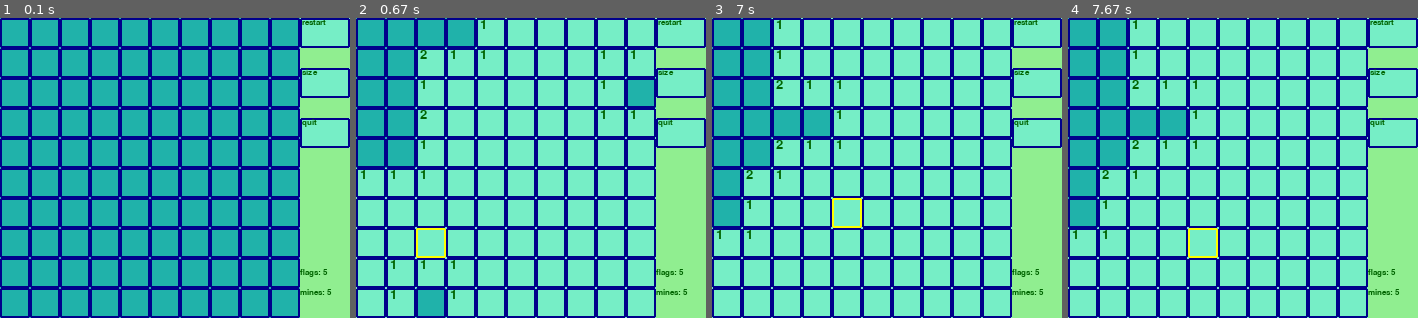
Above: before the commit, frames 1-4 (left to right).
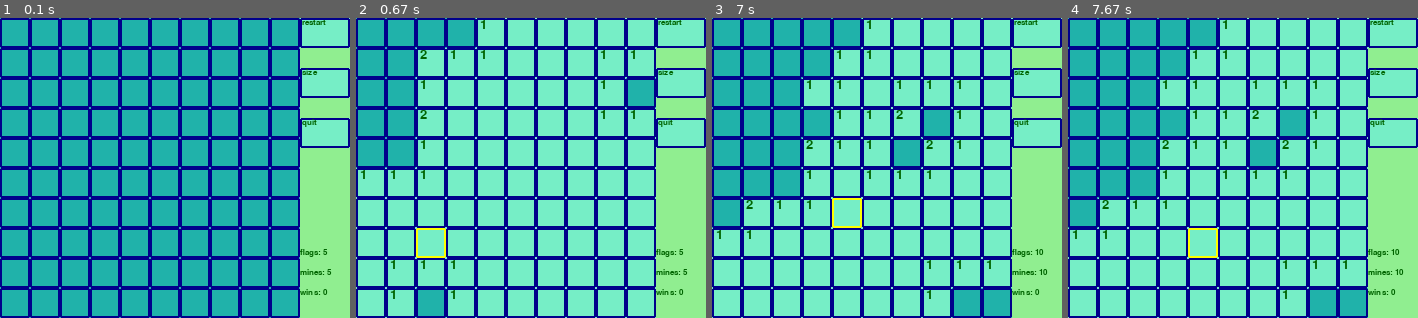
Above: after the commit, the same moments.

Repository: Deeroil/ot-harjoitustyo
Game: pygame game, started from src/index.py
The game is run twice, just before and just after one commit, with the same random seed, the same clock (stepped at 60 frames per second) and the same inputs.
Inputs (mouse positions are in pixels of both pictures, inside the frame that each line leads up to):
- Up to frame 1 (0.1 s): no input
- Up to frame 2 (0.67 s): press the mouse at (401, 63) at 0.37 s; move the mouse to (412, 150) at 0.47 s; release the mouse at (422, 237) at 0.6 s
- Up to frame 3 (7 s): press the mouse at (785, 63) at 0.7 s; move the mouse to (848, 147) at 0.8 s; release the mouse at (911, 231) at 0.93 s; press the mouse at (876, 33) at 1.03 s; move the mouse to (855, 69) at 1.13 s; release the mouse at (838, 105) at 1.27 s; press the mouse at (876, 33) at 1.37 s; move the mouse to (813, 66) at 1.47 s; release the mouse at (754, 102) at 1.6 s; right-click (792, 153) at 2.55 s; click (757, 192) at 2.88 s; press the mouse at (876, 123) at 3.2 s; move the mouse to (904, 132) at 3.3 s; release the mouse at (936, 141) at 3.43 s; press the mouse at (967, 63) at 3.53 s; move the mouse to (988, 72) at 3.63 s; release the mouse at (1013, 81) at 3.77 s; press the mouse at (785, 33) at 3.87 s; move the mouse to (806, 105) at 3.97 s; release the mouse at (827, 174) at 4.1 s; press the mouse at (726, 123) at 4.2 s; move the mouse to (834, 198) at 4.3 s; release the mouse at (939, 273) at 4.43 s; press the mouse at (967, 33) at 4.53 s; move the mouse to (908, 120) at 4.63 s; release the mouse at (848, 210) at 4.77 s; press the mouse at (908, 63) at 4.87 s; move the mouse to (925, 102) at 4.97 s; release the mouse at (946, 141) at 5.1 s; press the mouse at (936, 33) at 5.2 s; move the mouse to (950, 117) at 5.3 s; release the mouse at (960, 204) at 5.43 s; click (806, 102) at 6.05 s; click (1013, 240) at 6.38 s; press the mouse at (936, 63) at 6.7 s; move the mouse to (890, 132) at 6.8 s; release the mouse at (848, 201) at 6.93 s
- Up to frame 4 (7.67 s): press the mouse at (1173, 93) at 7.03 s; move the mouse to (1232, 96) at 7.13 s; release the mouse at (1292, 99) at 7.27 s; press the mouse at (1351, 123) at 7.37 s; move the mouse to (1281, 177) at 7.47 s; release the mouse at (1215, 234) at 7.6 s

The runs differ from the first frame. In frame 1, 0.3% of the frame differs, in the area x 85-95%, y 77-93%; in frame 2, 0.3%; in frame 3, 9.3%, in the area x 8-96%, y 0-100%; in frame 4, 9.3%.

Commit message:
Add win counter

Diff:
--- a/src/ui/pygame_ui.py
+++ b/src/ui/pygame_ui.py
@@ -7,20 +7,28 @@
 # TODO:
 # choices: some other than only one size of grid
 # save game state
+# TODO: change amount of mines in default game!
+# TODO: stats text too big, or change the size of screen?
 
 class GUI:
     """Class for graphical interface for Minesweeper.
 
+        Default game is on 10x10 grid with 5 mines.
+
         Attributes:
+            size: size of the grid (tiles in a row)
+            mines: amount of mines
+            wins: counter for wins in a row
             grid: a Grid object for Minesweeper
             msweep: a Minesweeper object
             tiles: a list of Tile objects for making an interactable grid in the UI
             menu: a list of Tile objects for sidebar buttons
     """
 
-    def __init__(self, size=10, mines=5):
-        size = size
-        mines = mines
+    def __init__(self, size=10, mines=5, wins=0):
+        self.size = size
+        self.mines = mines
+        self.wins = wins
         self.grid = Grid(size)
         self.grid.set_up_grid(mines)
         self.msweep = Minesweeper(self.grid)
@@ -169,20 +177,28 @@
             self.blit_menu(screen, shown, t.rect)
 
     def draw_stats(self, screen):
-        """Shows the current amount of flags and total amount of mines on the side bar.
-
-            Args:
-                screen: pygame display
-        """
+        """Shows the current amount of flags, total amount of mines and wins on the side bar.
+
+            Wins show the amount of wins in a row.
+
+            Args:
+                screen: pygame display
+        """
+
         flags_left = self.grid.mines - len(self.msweep.flags)
         shown = f"flags: {flags_left}"
+        self.blit_menu(screen, shown, pygame.Rect(300, 230, 50, 30))
+
+        shown = f"mines: {self.msweep.grid.mines}"
         self.blit_menu(screen, shown, pygame.Rect(300, 250, 50, 30))
 
-        shown = f"mines: {self.msweep.grid.mines}"
+        shown = f"wins: {self.wins}"
         self.blit_menu(screen, shown, pygame.Rect(300, 270, 50, 30))
 
     def handle_loss(self, screen):
         """Marks the losing tile red with an X, and starts the game over after a while.
+
+            Win counter is set to default (zero).
 
             Args:
                 screen: pygame display
@@ -195,10 +211,12 @@
             "X", True, "black"), tile.rect)
         pygame.display.flip()
         pygame.time.delay(1000)
-        self.__init__()
+        self.__init__(self.size, self.mines)
 
     def handle_win(self, screen):
         """Draws a happy face in the side bar and starts the game over after a while.
+
+            Win counter goes up by 1.
 
             Args:
                 screen: pygame display
@@ -210,7 +228,7 @@
 
         pygame.display.flip()
         pygame.time.delay(1500)
-        self.__init__()
+        self.__init__(self.size, self.mines, self.wins + 1)
 
     def pygame_loop(self):
         """ Runs the game loop and the game.
